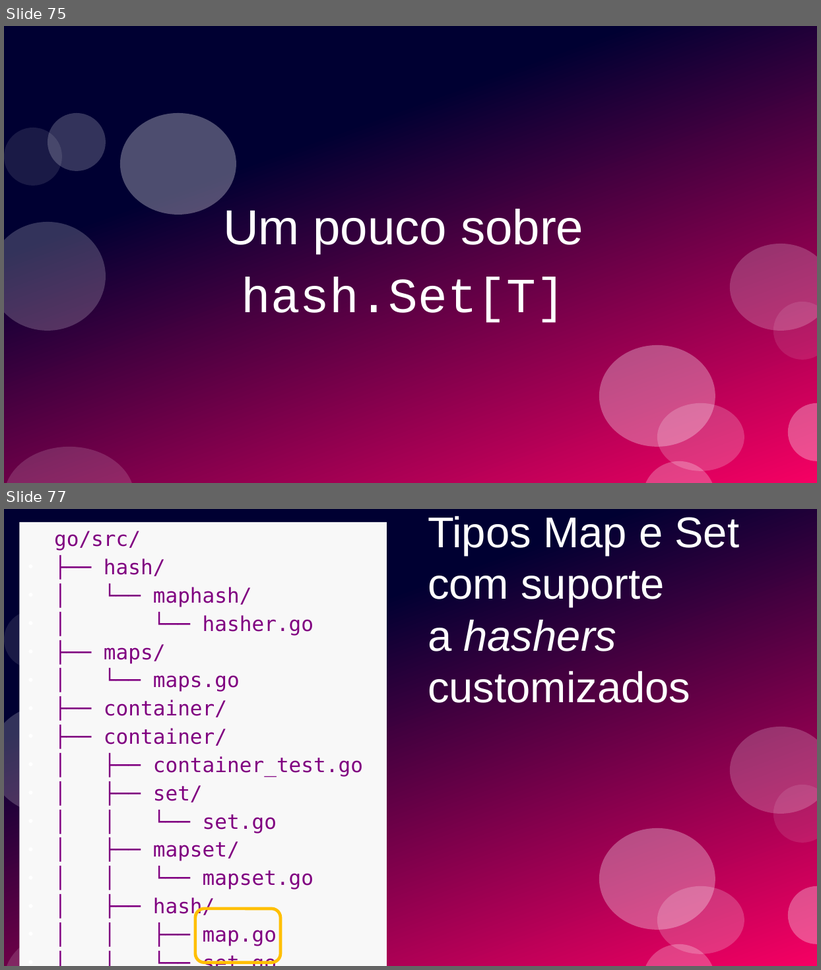
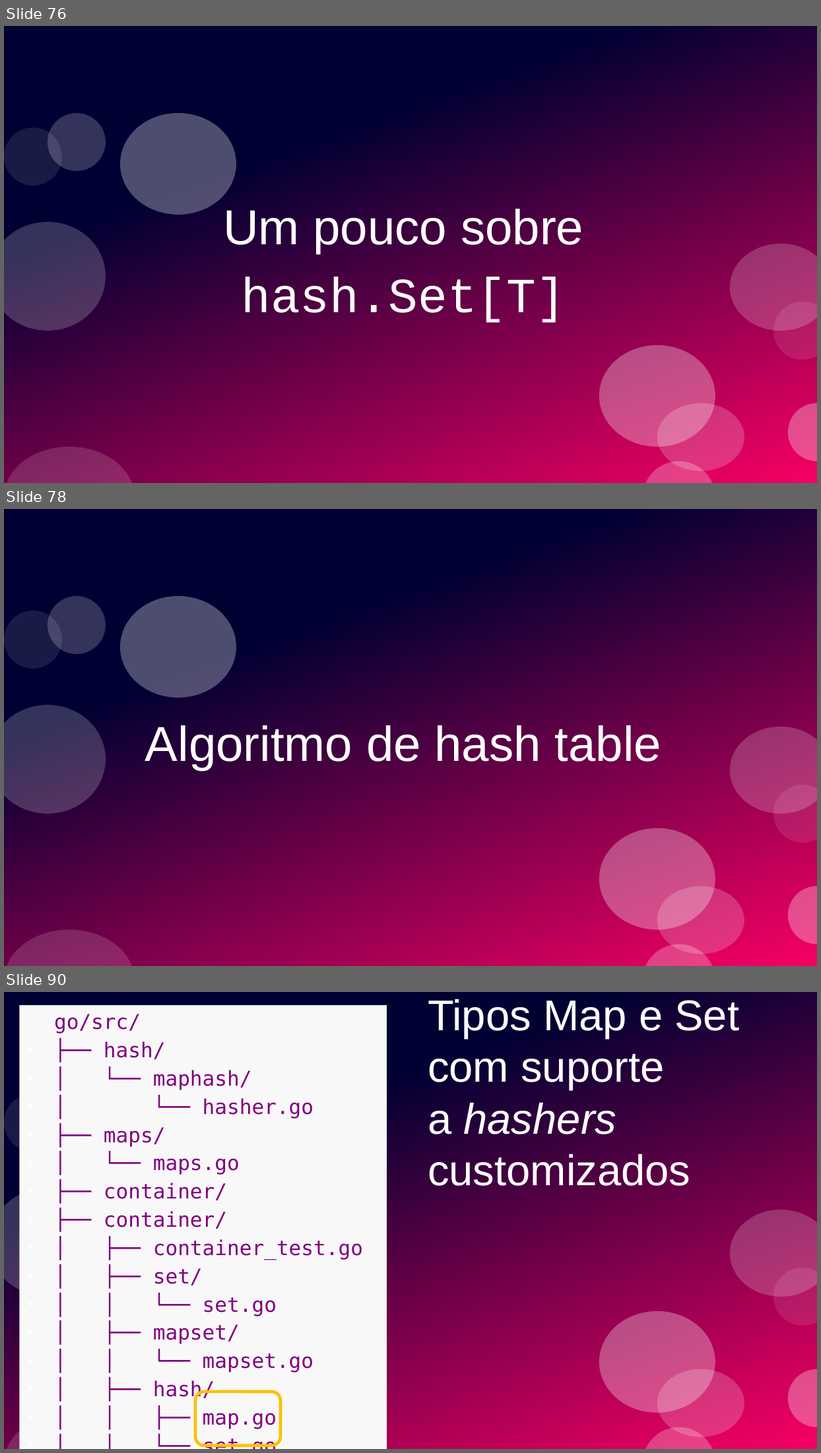
Before and after one commit to ramalho/sets-in-go, a slide deck: conj-em-go1_28.odp. Shown one above the other, each under a label of ours: slides 75 and 77 before the commit, slides 76, 78 and 90 after it; the slides between them are not shown. The pictures are 821x970 and 821x1453 pixels, drawn with LibreOffice and Linux fonts; fonts in the diff are those of the drawing. Boxes give left, top, right and bottom in pixels: in the first picture for what was removed or moved away, otherwise in the second. Text is boxed around its words. In the diff, an @@ line names an element or a change of style, - is before the commit and + after.

```diff
--- a/conj-em-go1_28.odp
+++ b/conj-em-go1_28.odp
@@ slide 78 added at <box>4,509,817,966</box>, background #FFFFFF; not listed: 12 template elements that a slide beside it also shows @@
@@ title added at <box>145,725,661,771</box>, 48 pt, text #FFFFFF @@
+Algoritmo de hash table
@@ what was slide 75 is now slide 76 @@
@@ what was slide 77 is now slide 90 @@
```
Also in this commit, not shown: 15 slides changed, 12 other slides added, 2 other files.
